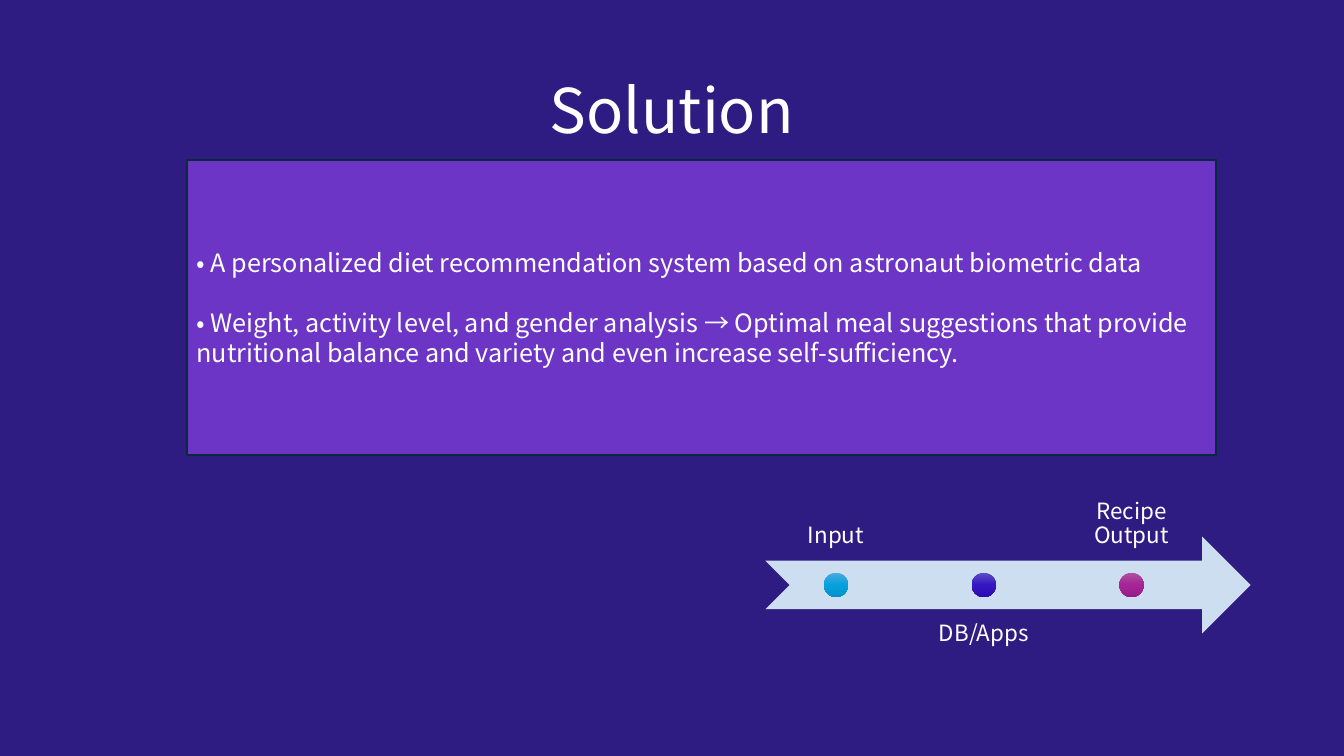
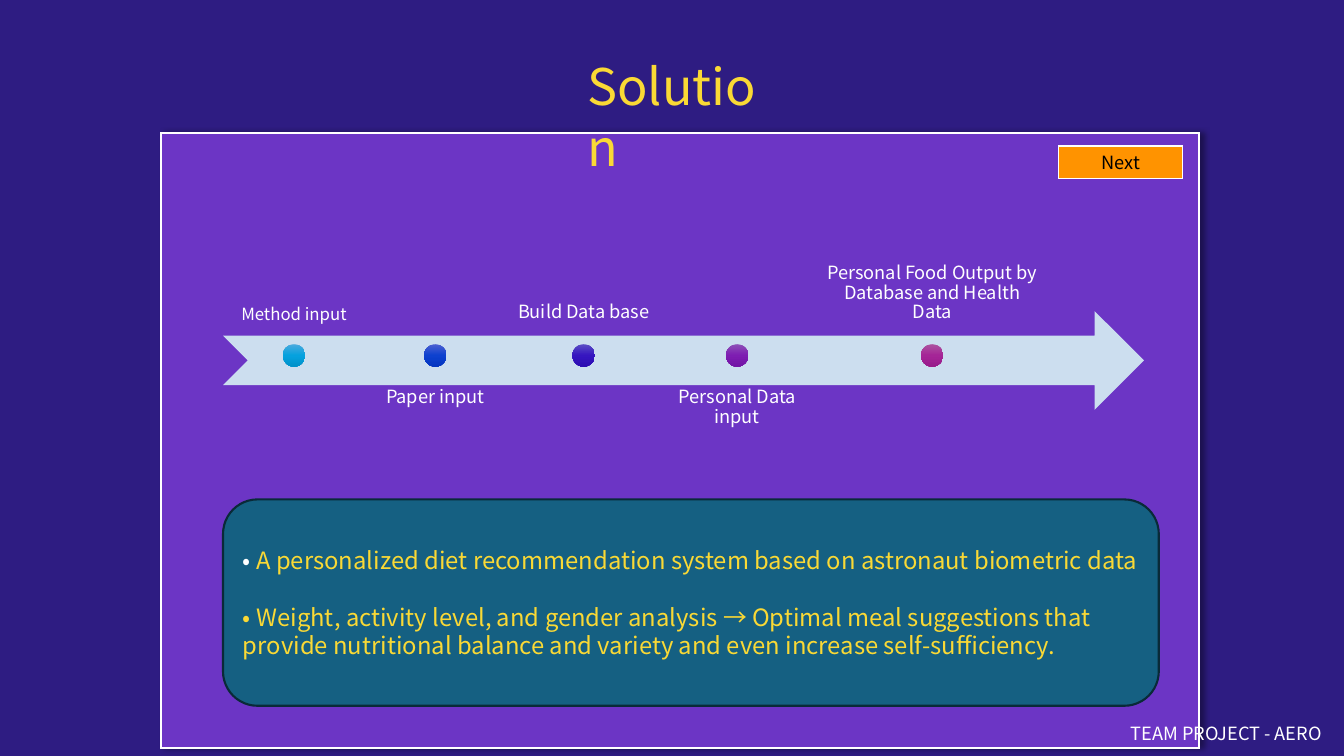
Before and after one commit to hansrocketry-hue/UNIST-Aero, a slide deck: slide 3 of project_powerpoint/project_demo.pptx. Drawn at 1344x756 pixels with LibreOffice and Linux fonts; fonts in the diff are those of the drawing; background and template pictures are left out. Boxes give left, top, right and bottom in pixels: in the first picture for what was removed or moved away, otherwise in the second. Text is boxed around its words. In the diff, an @@ line names an element or a change of style, - is before the commit and + after.

```diff
--- a/project_powerpoint/project_demo.pptx
+++ b/project_powerpoint/project_demo.pptx
@@ text "Solution": place and size @@
-text "Solution" at [550, 84, 794, 134]
+text "Solution" at [578, 50, 788, 122]
@@ text "Solution" at [578, 50, 788, 122]: size 44 to 36 pt, text colour #FFFFFF to #FAD935; alignment centre to left; line spacing 0.9 to 1; vertical alignment middle to top @@
@@ rectangle added at [161, 133, 1199, 749], fill #6C35C5, outline #FFFFFF 1.5 pt @@
@@ rectangle added at [1060, 145, 1184, 177], fill #FAD935, outline #FFFFFF 0.75 pt, 13 pt, text #000000 @@
+Next
@@ rectangle added at [1060, 147, 1184, 179], fill #FF9300, outline #FFFFFF 0.75 pt, 13 pt, text #000000 @@
+Next
@@ group added at [223, 264, 1144, 427]: 4 texts, 2 ellipses, 1 notched right arrow @@
+Paper input
+Build Data base
+Personal Data input
+Personal Food Output by Database and Health Data
@@ text at [241, 306, 347, 324]: text changed; size 16 to 12 pt @@
-Input
+Method input
@@ ellipse: place and size @@
-ellipse at [824, 573, 848, 597]
+ellipse at [283, 345, 306, 367]
@@ ellipse: place and size @@
-ellipse at [972, 573, 996, 597]
+ellipse at [573, 345, 595, 367]
@@ ellipse: place and size @@
-ellipse at [1120, 573, 1144, 597]
+ellipse at [922, 345, 944, 367]
@@ rounded rectangle "• A personalized diet recommendation ...": place and size @@
-rounded rectangle "• A personalized diet recommendation ..." at [187, 160, 1216, 455]
+rounded rectangle "• A personalized diet recommendation ..." at [223, 499, 1158, 706]
@@ rounded rectangle "• A personalized diet recommendation ..." at [223, 499, 1158, 706]: size 18 to 17 pt, text colour #FFFFFF to #FAD935; rectangle to rounded rectangle; fill #6C35C5 to #156082 @@
@@ text removed at [1094, 502, 1168, 548] @@
-Recipe Output
@@ notched right arrow removed at [765, 536, 1250, 633] @@
@@ text removed at [939, 623, 1029, 646] @@
-DB/Apps
@@ text added at [1131, 721, 1322, 745], 13 pt, text #FFFFFF @@
+TEAM PROJECT - AERO
```
Also in this commit, not shown: 5 other slides changed, 1 slide added, 1 slide removed.
